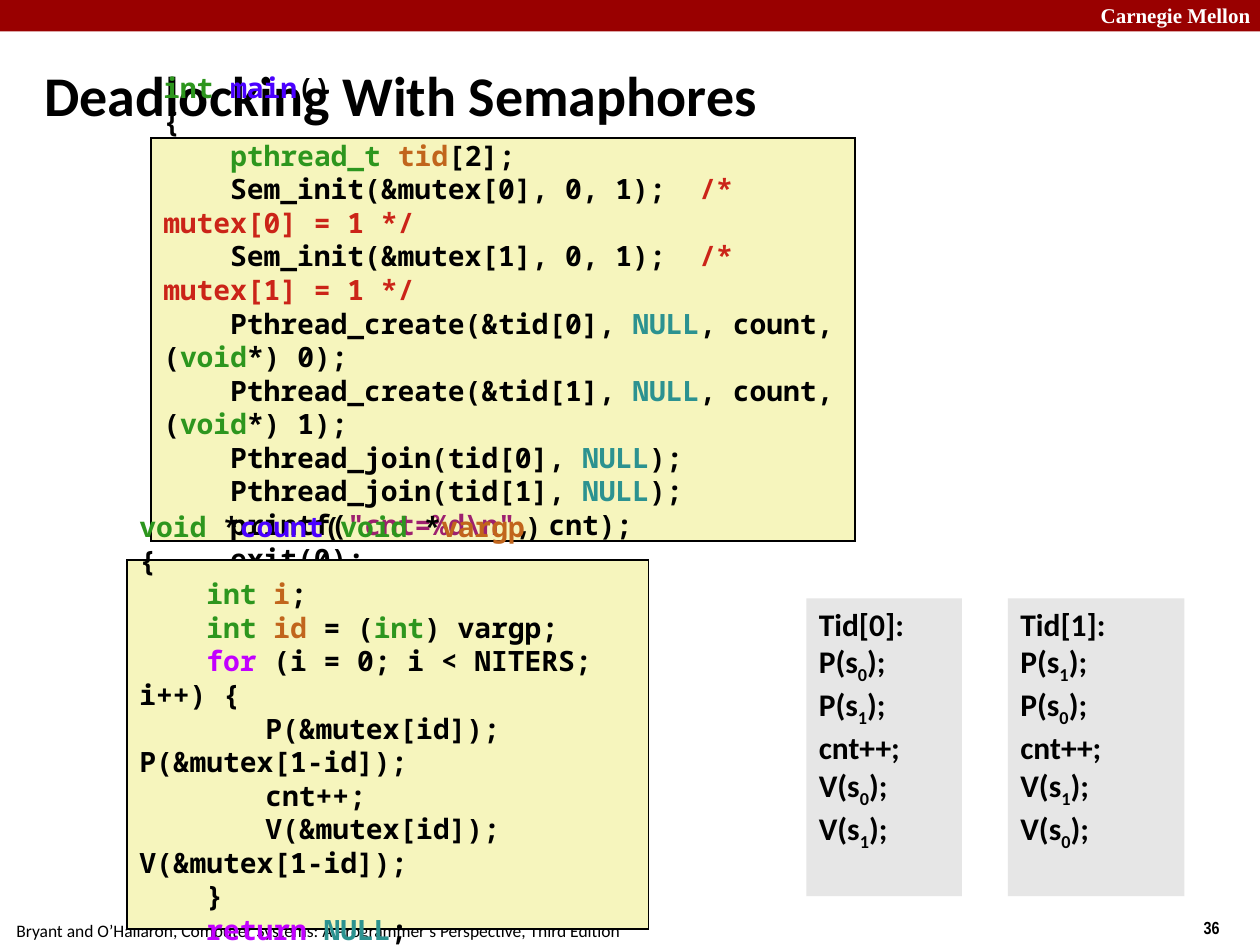
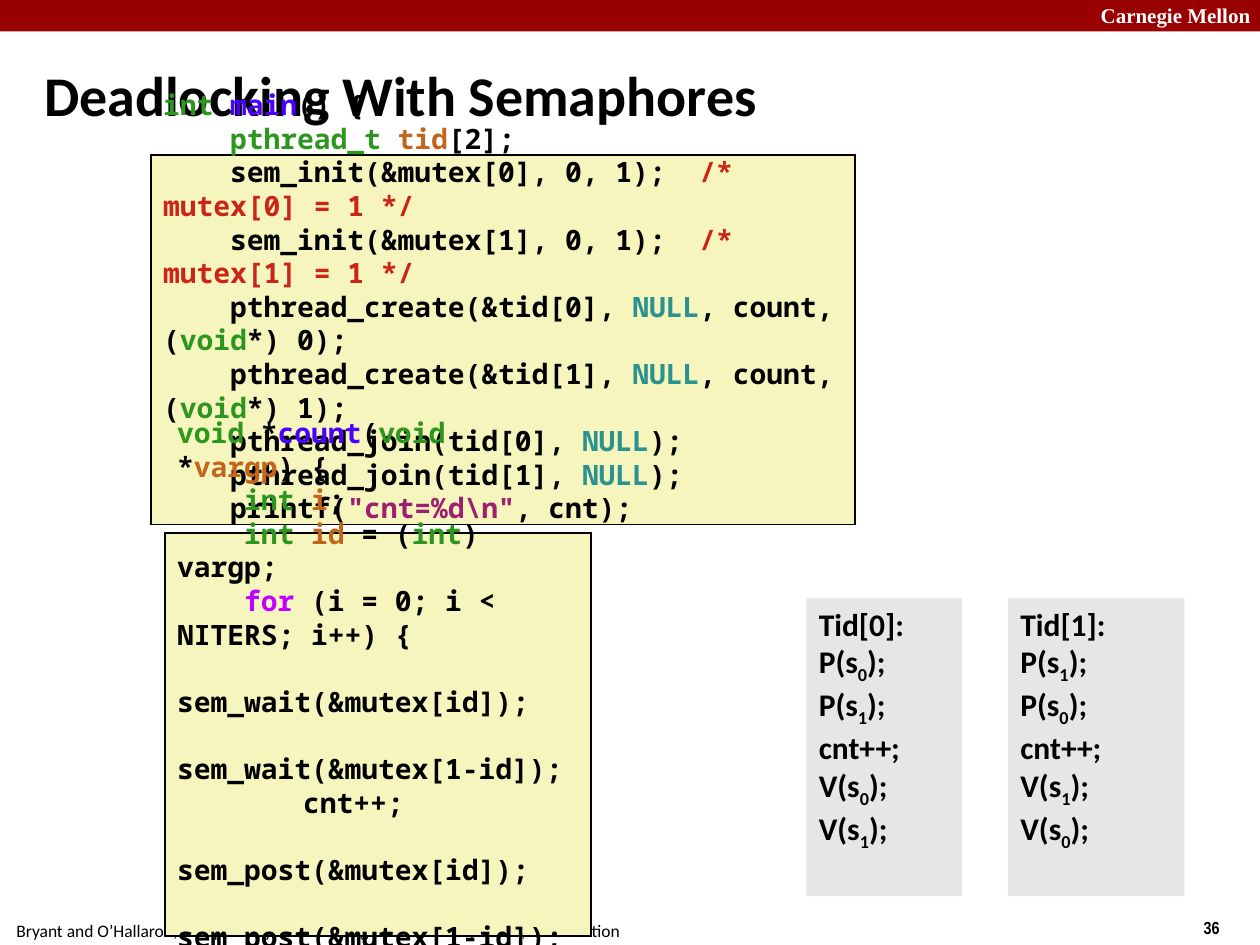
Before and after one commit to diku-dk/hpps-e2023-pub, a slide deck: slide 36 of material/6-l-2/concurrent programming II.odp. Drawn at 1260x945 pixels with LibreOffice and Linux fonts; fonts in the diff are those of the drawing. Boxes give left, top, right and bottom in pixels: in the first picture for what was removed or moved away, otherwise in the second. Text is boxed around its words. In the diff, an @@ line names an element or a change of style, - is before the commit and + after.

```diff
--- a/material/6-l-2/concurrent programming II.odp
+++ b/material/6-l-2/concurrent programming II.odp
@@ rectangle "int main() {" resized from (x1=151, y1=139, x2=856, y2=542) to (x1=151, y1=155, x2=856, y2=524) @@
@@ text in rectangle at (x1=163, y1=89, x2=331, y2=123): text changed @@
-int main()
-{
+int main() {
@@ text in rectangle at (x1=163, y1=160, x2=834, y2=492): text changed @@
-Sem_init(&mutex[0], 0, 1); /* mutex[0] = 1 */
-Sem_init(&mutex[1], 0, 1); /* mutex[1] = 1 */
-Pthread_create(&tid[0], NULL, count, (void*) 0);
-Pthread_create(&tid[1], NULL, count, (void*) 1);
-Pthread_join(tid[0], NULL);
-Pthread_join(tid[1], NULL);
+sem_init(&mutex[0], 0, 1); /* mutex[0] = 1 */
+sem_init(&mutex[1], 0, 1); /* mutex[1] = 1 */
+pthread_create(&tid[0], NULL, count, (void*) 0);
+pthread_create(&tid[1], NULL, count, (void*) 1);
+pthread_join(tid[0], NULL);
+pthread_join(tid[1], NULL);
@@ rectangle "void *count(void *vargp) {" resized from (x1=127, y1=559, x2=649, y2=929) to (x1=165, y1=533, x2=591, y2=936) @@
@@ text in rectangle at (x1=177, y1=417, x2=445, y2=484): text changed @@
-void *count(void *vargp)
-{
+void *count(void *vargp) {
@@ text in rectangle at (x1=177, y1=690, x2=562, y2=785): text changed @@
-P(&mutex[id]); P(&mutex[1-id]);
+sem_wait(&mutex[id]);
+sem_wait(&mutex[1-id]);
@@ text in rectangle at (x1=177, y1=858, x2=529, y2=887): text changed @@
-V(&mutex[id]); V(&mutex[1-id]);
+sem_post(&mutex[id]);
+sem_post(&mutex[1-id]);
```
Also in this commit, not shown: 9 other slides changed, 10 other files.
